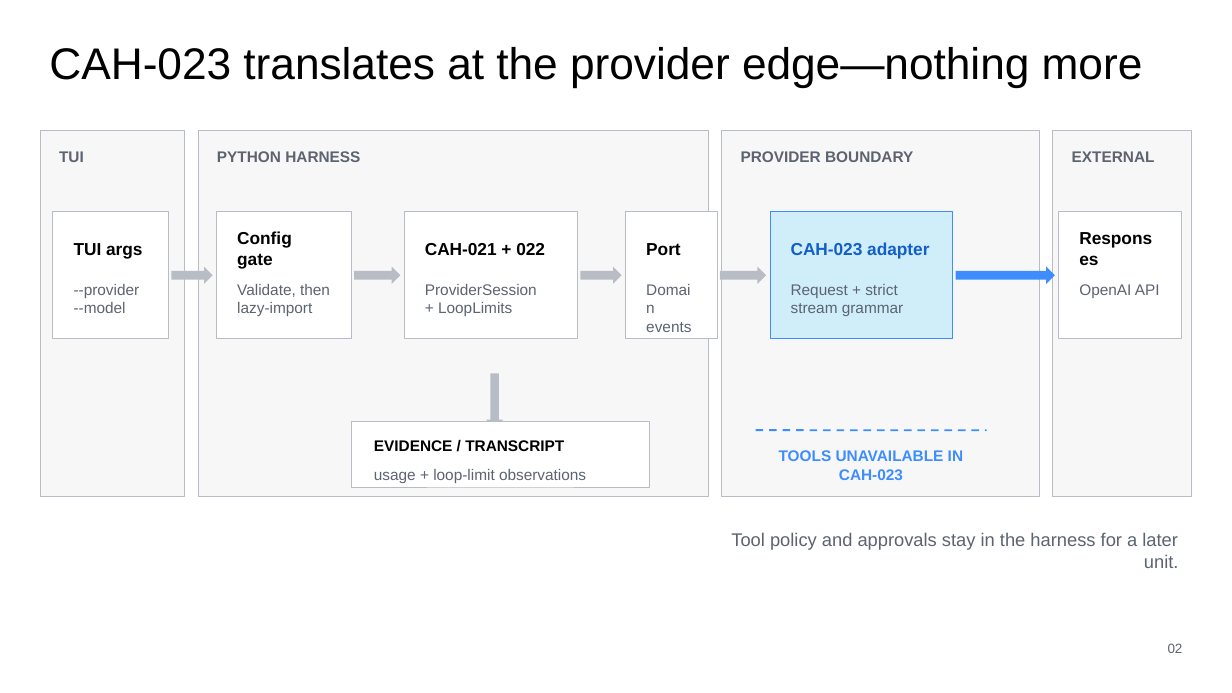
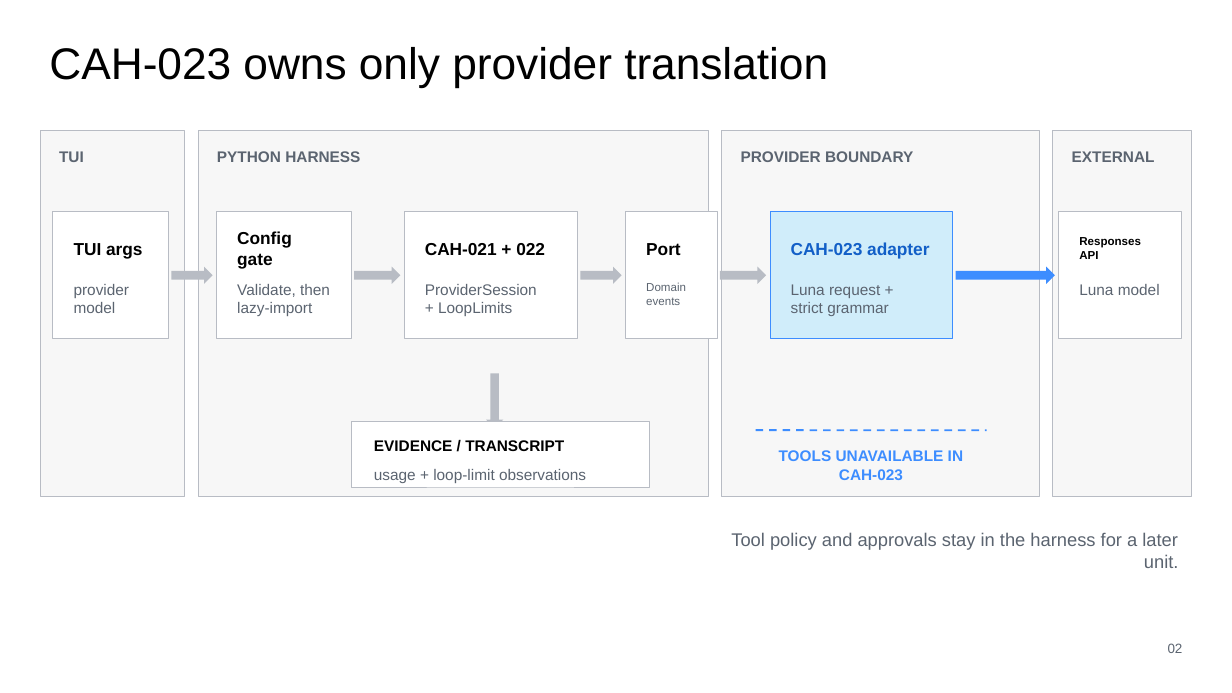
Before and after one commit to jimmie-potts/code-assist-harness, a slide deck: slide 2 of docs/lessons/assets/cah-023-openai-responses-adapter.pptx. Drawn at 1232x693 pixels with LibreOffice and Linux fonts; fonts in the diff are those of the drawing. Boxes give left, top, right and bottom in pixels: in the first picture for what was removed or moved away, otherwise in the second. Text is boxed around its words. In the diff, an @@ line names an element or a change of style, - is before the commit and + after.

Commit message:
Use Luna for OpenAI development

```diff
--- a/docs/lessons/assets/cah-023-openai-responses-adapter.pptx
+++ b/docs/lessons/assets/cah-023-openai-responses-adapter.pptx
@@ text at (49, 47, 828, 88): text changed @@
-CAH-023 translates at the provider edge—nothing more
+CAH-023 owns only provider translation
@@ text at (1079, 237, 1141, 259): text changed; size 13.5 to 9 pt @@
-Responses
+Responses
+API
@@ text at (74, 284, 130, 313): text changed @@
---provider
---model
+provider
+model
@@ text "Domain" at (646, 282, 686, 305): size 12 to 9 pt @@
@@ text at (791, 284, 888, 316): text changed @@
-Request + strict
-stream grammar
+Luna request +
+strict grammar
@@ text at (1079, 284, 1160, 295): text changed @@
-OpenAI API
+Luna model
```
Also in this commit, not shown: 5 other slides changed, 27 other files.
